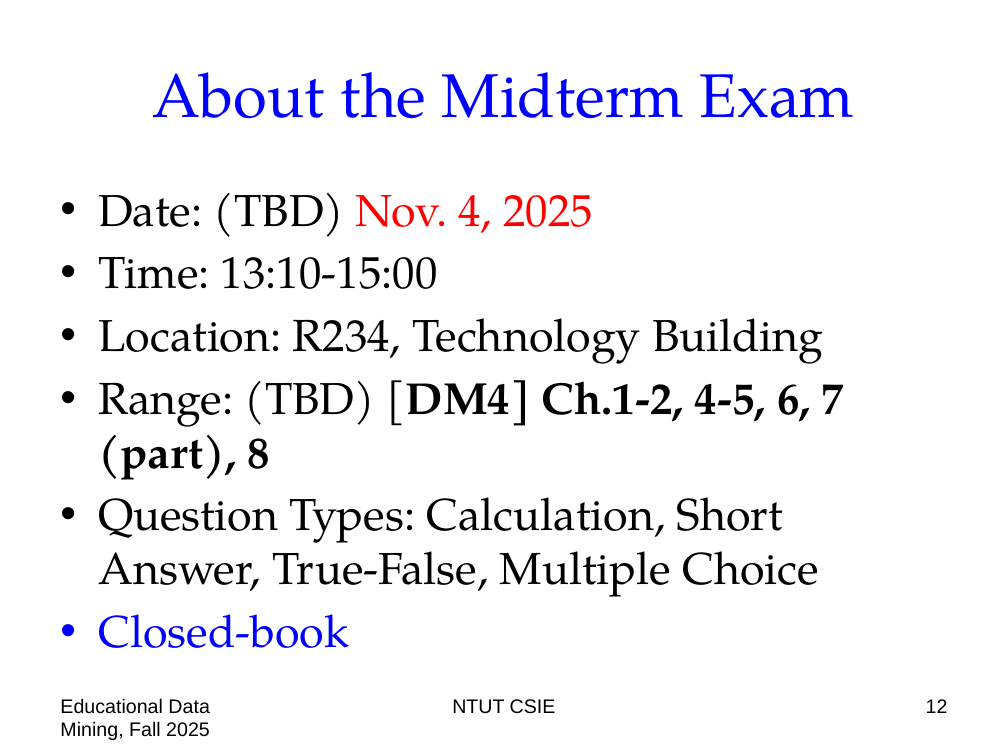
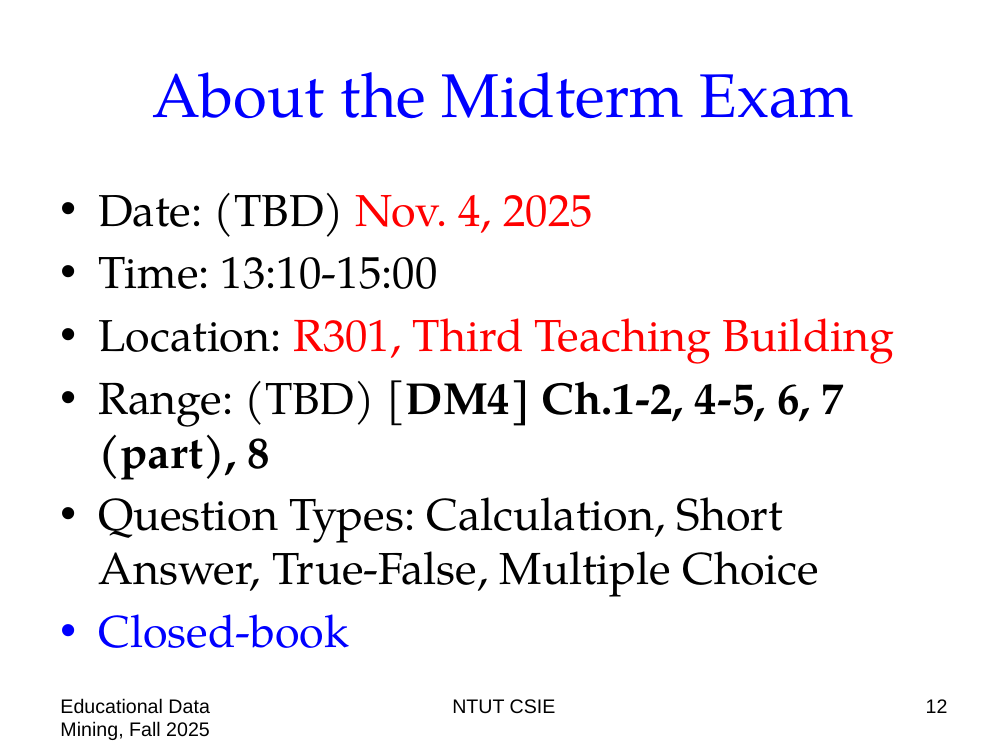
Before and after one commit to chriswjh/chriswjh.github.io, a slide deck: slide 12 of EDM/00-overview.pptx. Drawn at 1008x756 pixels with LibreOffice and Linux fonts; fonts in the diff are those of the drawing. Boxes give left, top, right and bottom in pixels: in the first picture for what was removed or moved away, otherwise in the second. Text is boxed around its words. In the diff, an @@ line names an element or a change of style, - is before the commit and + after.

```diff
--- a/EDM/00-overview.pptx
+++ b/EDM/00-overview.pptx
@@ text at bbox=[98, 318, 895, 364]: text changed; text colour #000000 to #FF0000 @@
-• Location: R234, Technology Building
+• Location: R301, Third Teaching Building
```
Also in this commit, not shown: 1 other slide changed.
